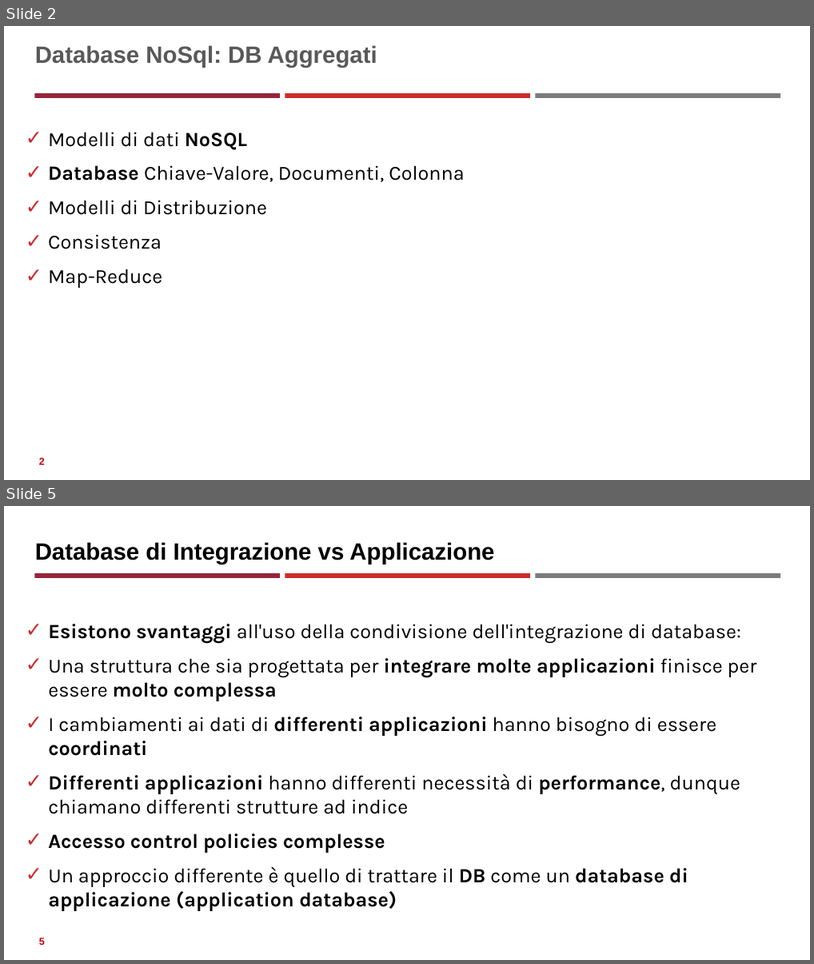
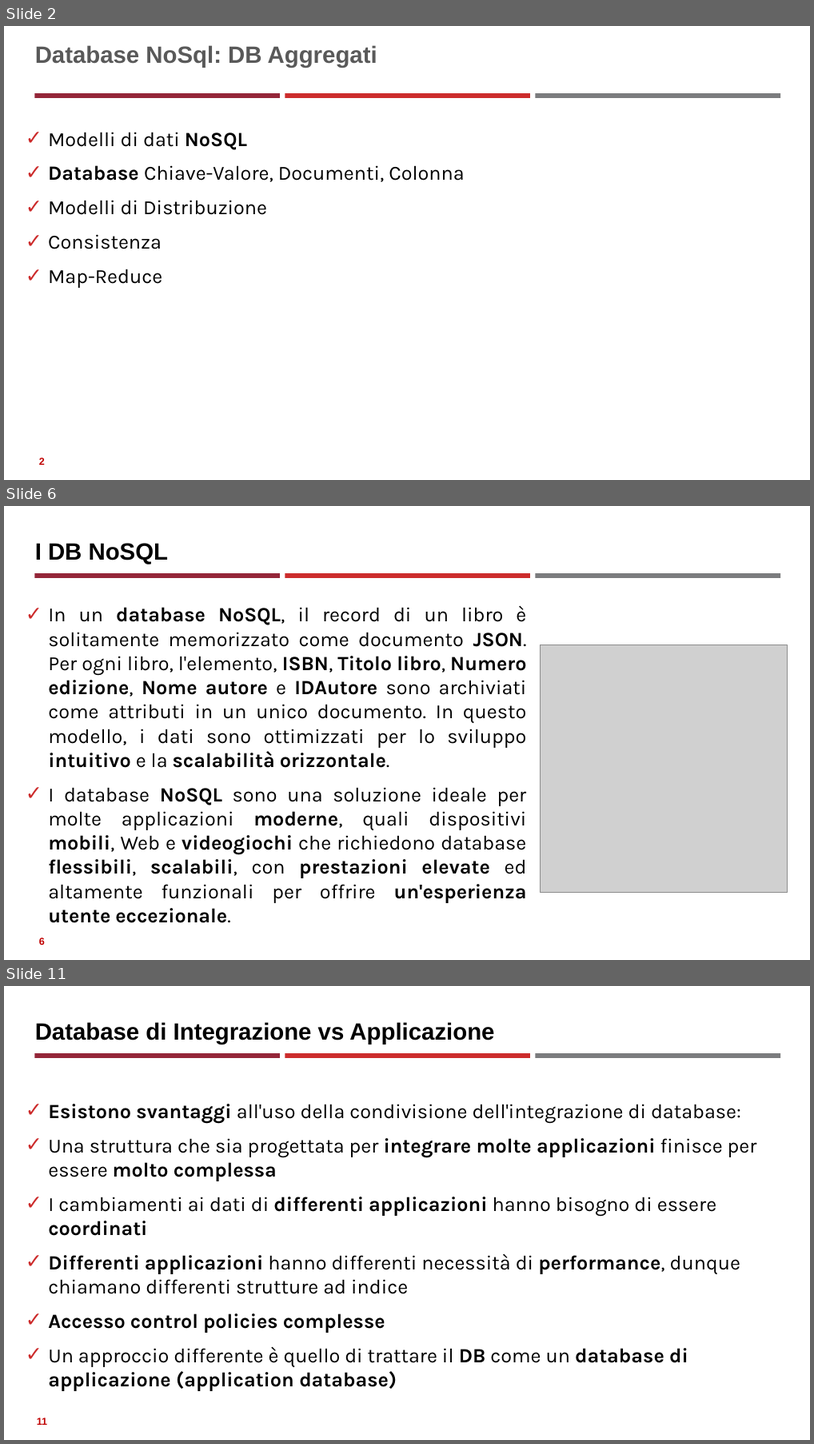
Before and after one commit to neural1977/data_science_interview_material, a slide deck: Assicurazioni/Databases_NoSql_ita.pptx. Shown one above the other, each under a label of ours: slides 2 and 5 before the commit, slides 2, 6 and 11 after it; the slides between them are not shown. The pictures are 814x964 and 814x1444 pixels, drawn with LibreOffice and Linux fonts; fonts in the diff are those of the drawing; grey boxes stand for pictures. Boxes give left, top, right and bottom in pixels: in the first picture for what was removed or moved away, otherwise in the second. Text is boxed around its words. In the diff, an @@ line names an element or a change of style, - is before the commit and + after.

```diff
--- a/Assicurazioni/Databases_NoSql_ita.pptx
+++ b/Assicurazioni/Databases_NoSql_ita.pptx
@@ slide 6 added at (x1=4, y1=506, x2=810, y2=960), background #FFFFFF; not listed: 3 template elements that a slide beside it also shows @@
@@ title added at (x1=35, y1=543, x2=168, y2=564), 28 pt, text #000000, bold @@
+I DB NoSQL
@@ text added at (x1=48, y1=606, x2=527, y2=903), 24 pt, text #000000 @@
+✓ In un database NoSQL, il record di un libro è solitamente memorizzato come documento JSON. Per ogni libro, l'elemento, ISBN, Titolo libro, Numero edizione, Nome autore e IDAutore sono archiviati come attributi in un unico documento. In questo modello, i dati sono ottimizzati per lo sviluppo intuitivo e la scalabilità orizzontale.
+✓ I database NoSQL sono una soluzione ideale per molte applicazioni moderne, quali dispositivi mobili, Web e videogiochi che richiedono database flessibili, scalabili, con prestazioni elevate ed altamente funzionali per offrire un'esperienza utente eccezionale.
@@ picture added at (x1=541, y1=645, x2=788, y2=892) @@
@@ page number added at (x1=39, y1=937, x2=45, y2=944), 12 pt, text #C00000, bold @@
+6
@@ what was slide 5 is now slide 11 @@
@@ page number at (x1=37, y1=1417, x2=47, y2=1424): text changed @@
-5
+11
```
Also in this commit, not shown: 5 slides changed, 9 other slides added, 1 other file.
